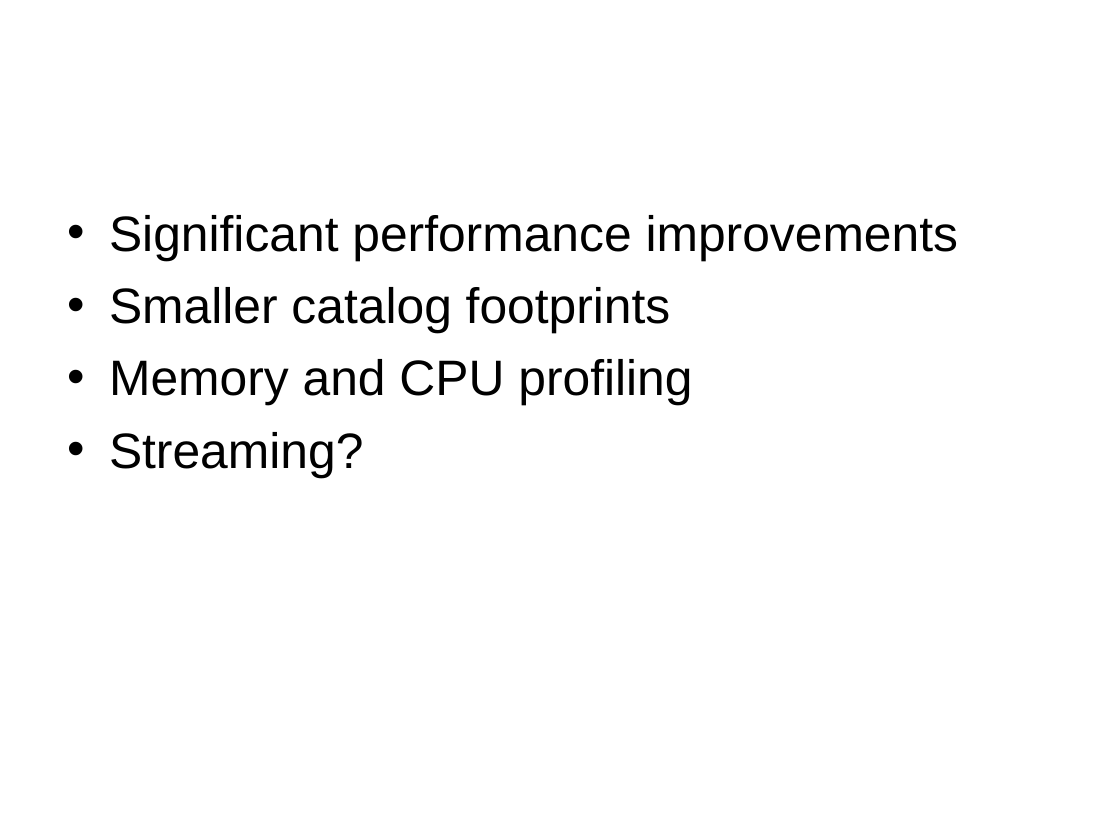
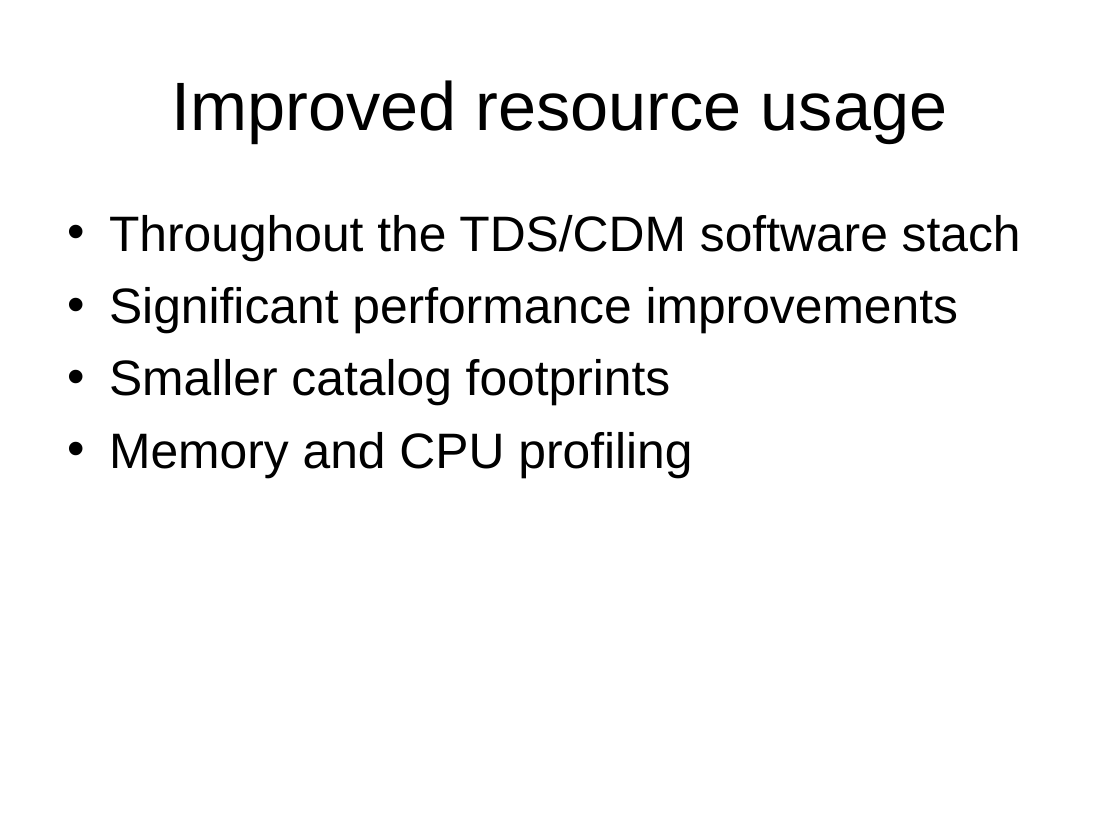
Before and after one commit to ooici-eoi/THREDDS, a slide deck: slide 11 of docs/web/thredds/tech/tutorial/TDS4.ppt (slide 6 before the commit). Drawn at 1120x840 pixels with LibreOffice and Linux fonts; fonts in the diff are those of the drawing; background and template pictures are left out. Boxes give left, top, right and bottom in pixels: in the first picture for what was removed or moved away, otherwise in the second. Text is boxed around its words. In the diff, an @@ line names an element or a change of style, - is before the commit and + after.

```diff
--- a/docs/web/thredds/tech/tutorial/TDS4.ppt
+++ b/docs/web/thredds/tech/tutorial/TDS4.ppt
@@ title added at [172,80,947,143], 44 pt, text #000000 @@
+Improved resource usage
@@ text at [109,215,1021,261]: paragraph added @@
+• Throughout the TDS/CDM software stach
@@ text at [109,432,363,478]: paragraph removed @@
-• Streaming?
```
Also in this commit, not shown: 4 other slides changed, 6 slides added, 6 other files.
